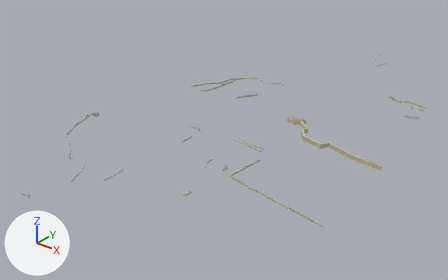
An edit to the glTF model gibraltar/data/build/tiles/T_E0_S3/walls.glb, drawn before and after from the same camera.
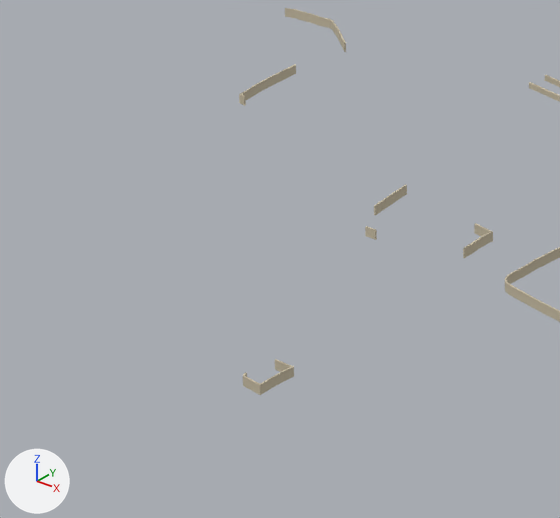
Old and new are each drawn whole from a 50 mm lens placed at (770.0, -443.0, 491.0), pointed at (234.0, 228.0, 75.0) and again close up on the part from 31% to 54% of the width and 44% to 78% of the height. Every picture has the same lights, and +X, +Y and +Z are marked at lower left. The first two pictures are the older version. Vertices at exactly the same position are counted once.

The first close-up shows 'T_E0_S3_walls'.
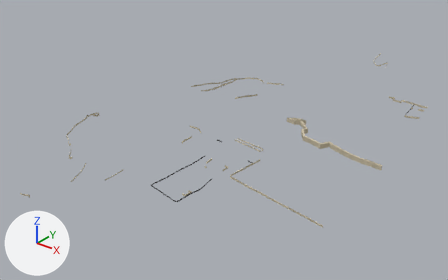
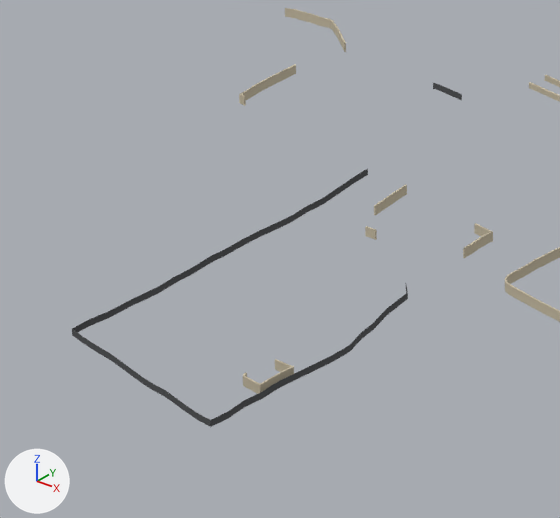
Diff of the bpy script that builds the scene:
```diff
--- a/gibraltar/data/build/tiles/T_E0_S3/walls.glb.py
+++ b/gibraltar/data/build/tiles/T_E0_S3/walls.glb.py
@@ me_t_e0_s3_walls @@
 # used by ob_t_e0_s3_walls; location = (0.0, 0.0, 0.0)
-me_t_e0_s3_walls.from_pydata(...)  # 4451 vertices, 5942 faces; spans x 0.0..500.0, y 0.0..500.0, z 4.0..175.0
+me_t_e0_s3_walls.from_pydata(...)  # 5151 vertices, 6870 faces; spans x 0.0..500.0, y 0.0..500.0, z 4.0..175.0
+# me_t_e0_s3_walls part 1: a new loose piece of 534 vertices spanning x 289.0..345.0, y 6.0..104.0, z 110.0..120.0, in mat_m_wall
+# me_t_e0_s3_walls part 2: a new loose piece of 38 vertices spanning x 283.0..293.0, y 149.0..151.0, z 118.0..120.0, in mat_m_wall
+# other edits to the shape of me_t_e0_s3_walls do not show in these pictures
 me_t_e0_s3_walls.materials.append(mat_m_wall)
```

Location of each change, (x1, y1, x2, y2) in pixels of the close-ups (560 x 518 px):
'T_E0_S3_walls', reshaped
    before: (239, 8, 560, 395)
    after: (72, 8, 560, 427)
part 1 of me_t_e0_s3_walls, added
    after: (72, 168, 408, 427)
part 2 of me_t_e0_s3_walls, added
    after: (433, 83, 462, 100)
